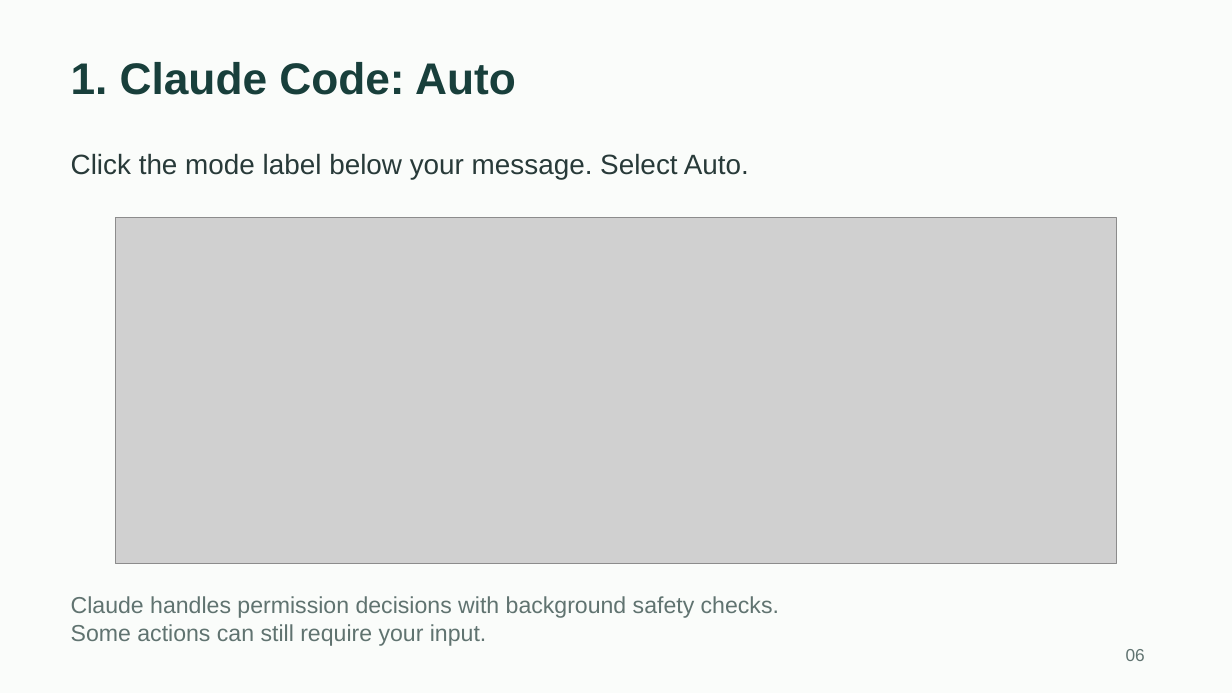
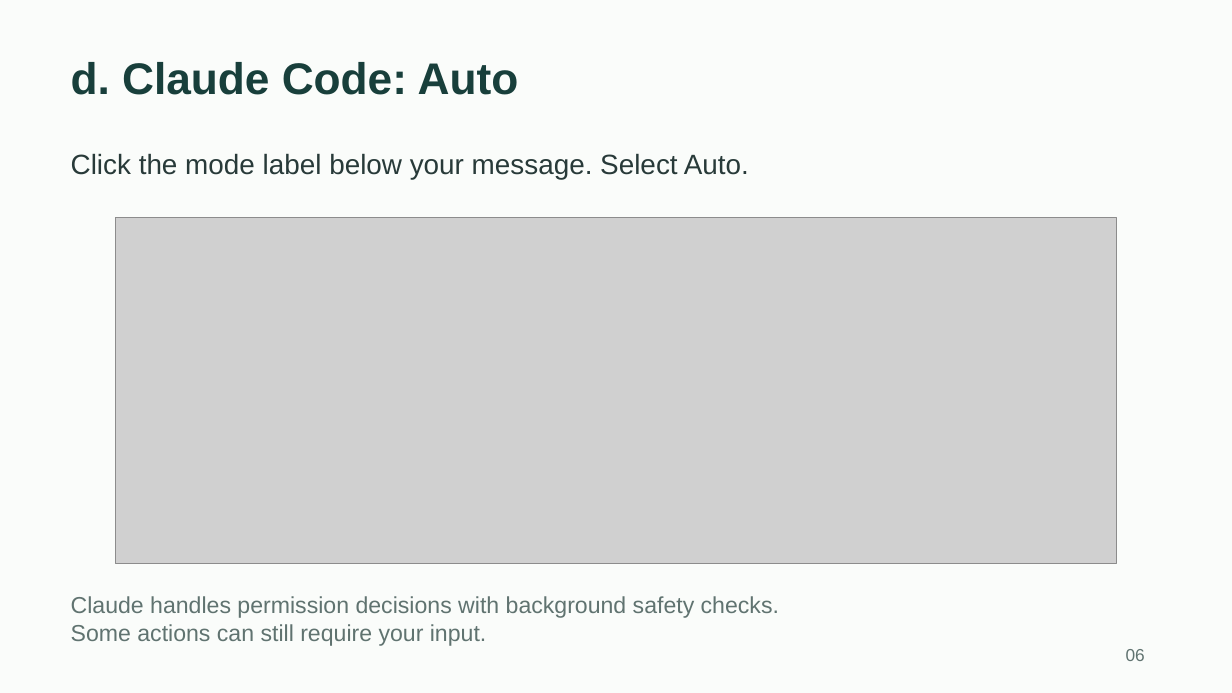
Before and after one commit to toughdave/job-search, a slide deck: slide 6 of docs/job-search-guide.pptx. Drawn at 1232x693 pixels with LibreOffice and Linux fonts; fonts in the diff are those of the drawing; grey boxes stand for pictures. Boxes give left, top, right and bottom in pixels: in the first picture for what was removed or moved away, otherwise in the second. Text is boxed around its words. In the diff, an @@ line names an element or a change of style, - is before the commit and + after.

```diff
--- a/docs/job-search-guide.pptx
+++ b/docs/job-search-guide.pptx
@@ text at [71,62,519,95]: text changed @@
-1. Claude Code: Auto
+d. Claude Code: Auto
```
Also in this commit, not shown: 6 other slides changed, 1 slide added, 2 other files.
